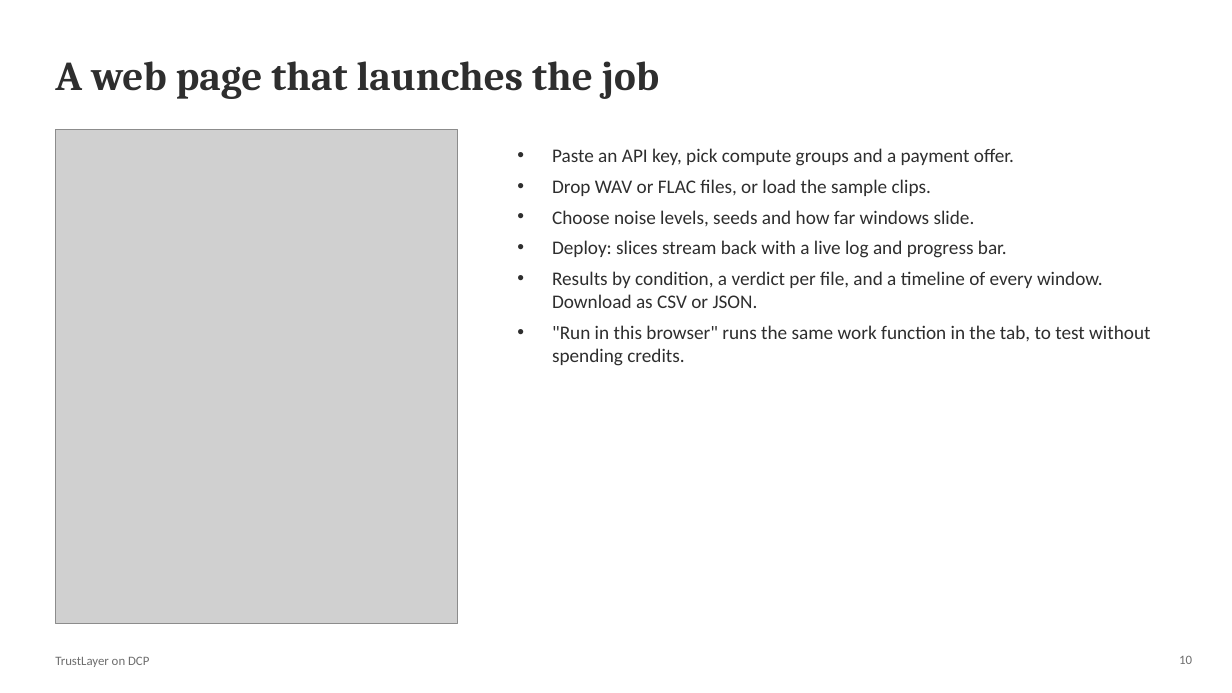
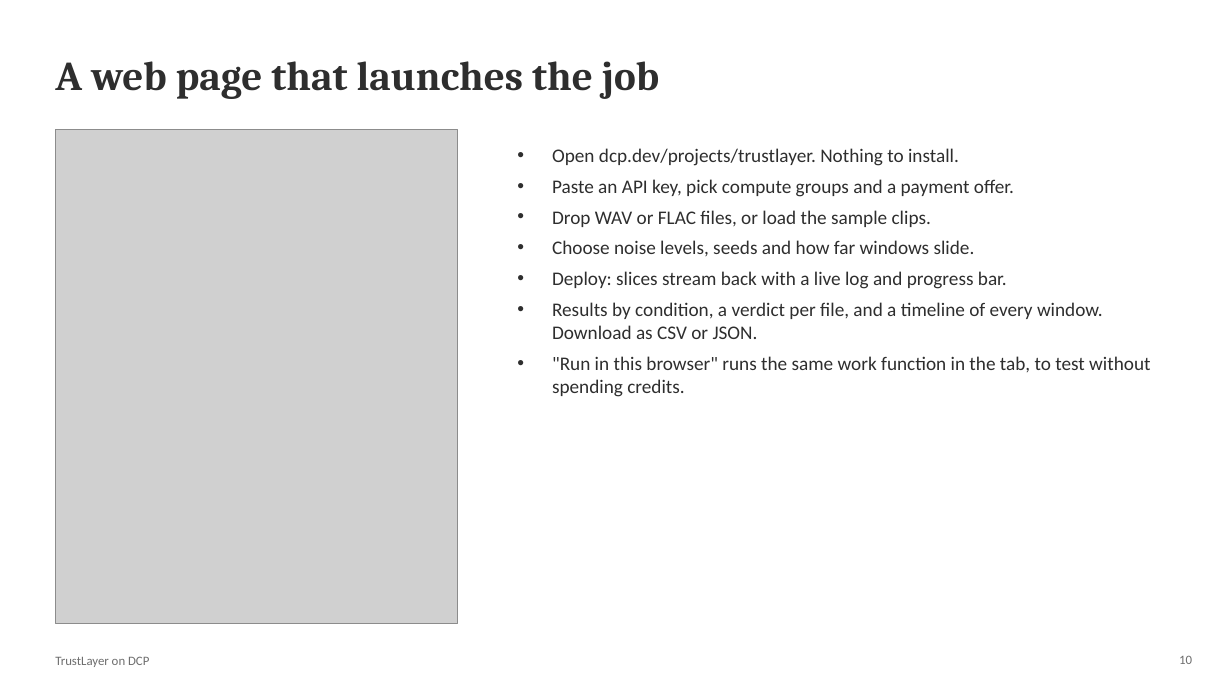
Before and after one commit to dan-distributive/trustlayer-dcp, a slide deck: slide 10 of deck/trustlayer-explainer.pptx. Drawn at 1232x693 pixels with LibreOffice and Linux fonts; fonts in the diff are those of the drawing; grey boxes stand for pictures; background and template pictures are left out. Boxes give left, top, right and bottom in pixels: in the first picture for what was removed or moved away, otherwise in the second. Text is boxed around its words. In the diff, an @@ line names an element or a change of style, - is before the commit and + after.

```diff
--- a/deck/trustlayer-explainer.pptx
+++ b/deck/trustlayer-explainer.pptx
@@ text at (x1=552, y1=148, x2=959, y2=166): paragraph added @@
+• Open dcp.dev/projects/trustlayer. Nothing to install.
```
Also in this commit, not shown: 2 other slides changed, 11 other files.
